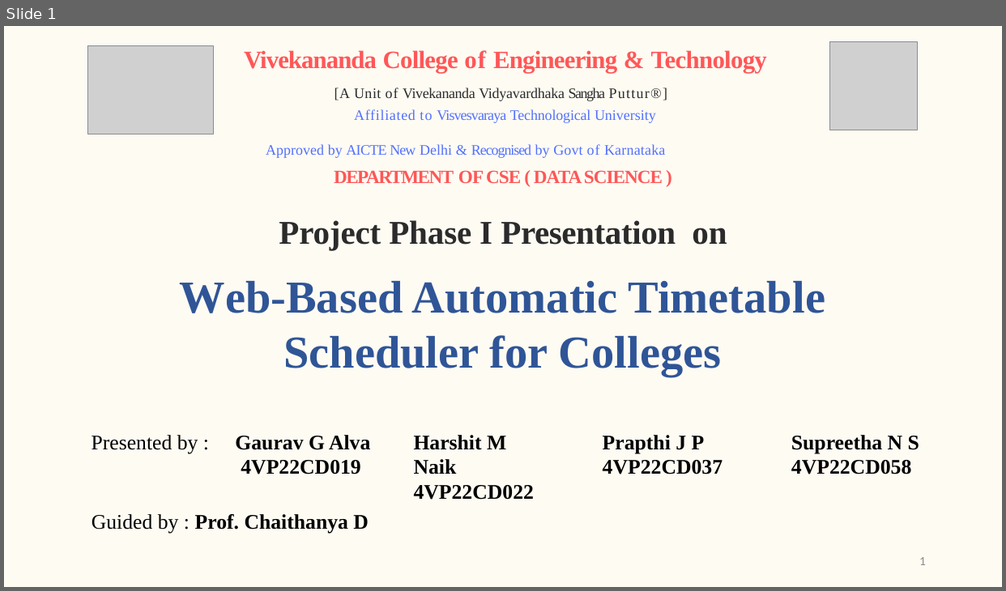
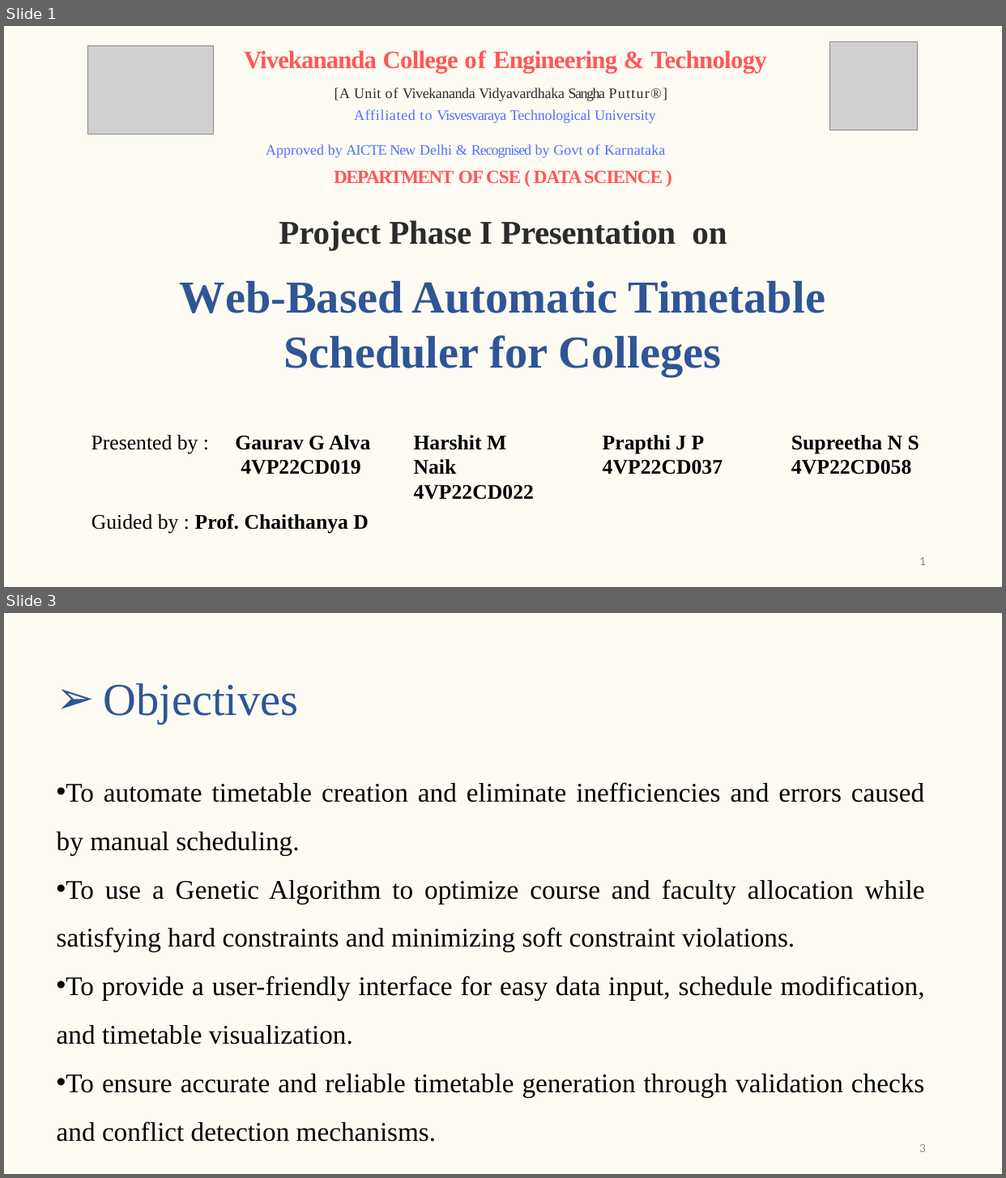
Before and after one commit to gaurav-g-alva/Collection, a slide deck: Project-Complete docs/Synopsis Presentation.pptx. Shown one above the other, each under a label of ours: slide 1 before the commit, slides 1 and 3 after it; the slides between them are not shown. The pictures are 1006x591 and 1006x1178 pixels, drawn with LibreOffice and Linux fonts; fonts in the diff are those of the drawing; grey boxes stand for pictures. Boxes give left, top, right and bottom in pixels: in the first picture for what was removed or moved away, otherwise in the second. Text is boxed around its words. In the diff, an @@ line names an element or a change of style, - is before the commit and + after.

```diff
--- a/Project-Complete docs/Synopsis Presentation.pptx
+++ b/Project-Complete docs/Synopsis Presentation.pptx
@@ slide 3 added at box(4, 613, 1002, 1174), background #FEF9E8 at 51% opacity @@
@@ title added at box(103, 683, 298, 725), 44 pt, text #2F5597 @@
+➢ Objectives
@@ text added at box(57, 782, 925, 1142), 25.9 pt, text #000000 @@
+• To automate timetable creation and eliminate inefficiencies and errors caused by manual scheduling.
+• To use a Genetic Algorithm to optimize course and faculty allocation while satisfying hard constraints and minimizing soft constraint violations.
+• To provide a user-friendly interface for easy data input, schedule modification, and timetable visualization.
+• To ensure accurate and reliable timetable generation through validation checks and conflict detection mechanisms.
@@ page number added at box(919, 1144, 926, 1152), 12 pt, text #8C8C8C @@
+3
```
Also in this commit, not shown: 6 slides changed, 8 other slides added, 2 slides removed, 1 other file.
